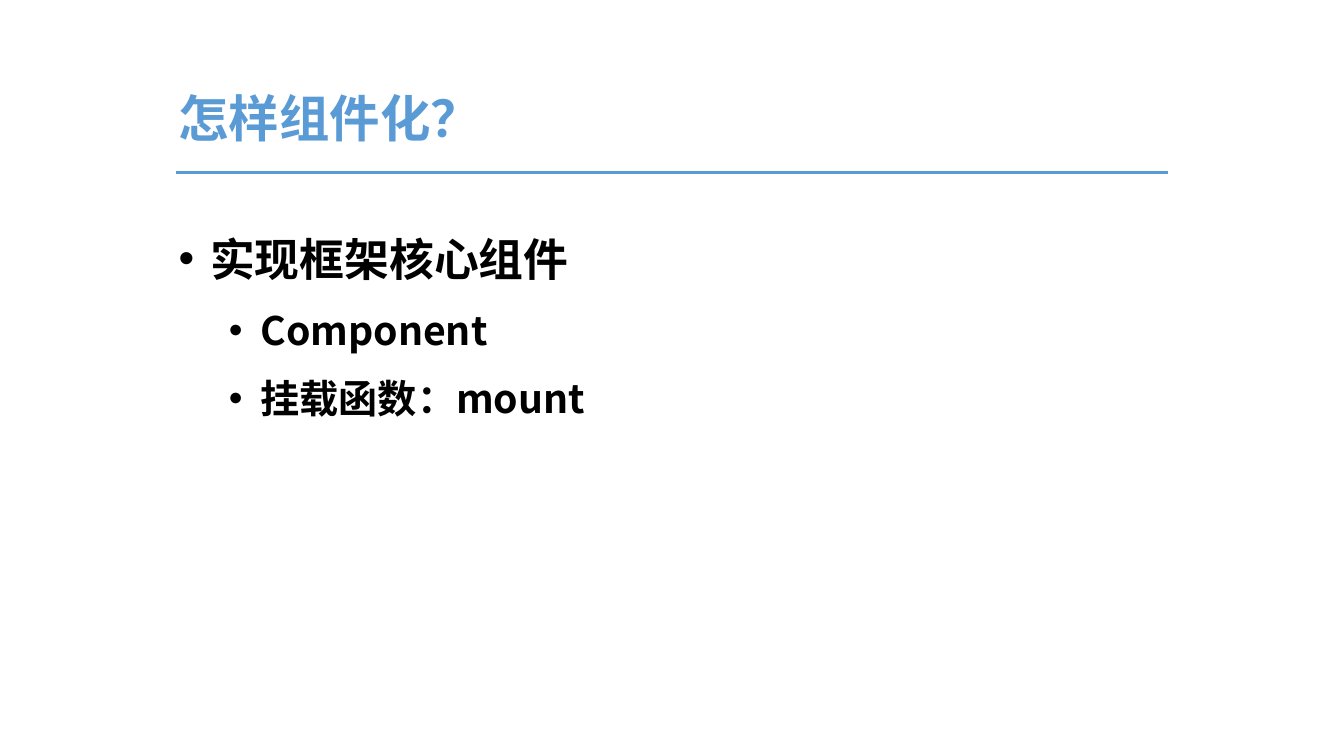
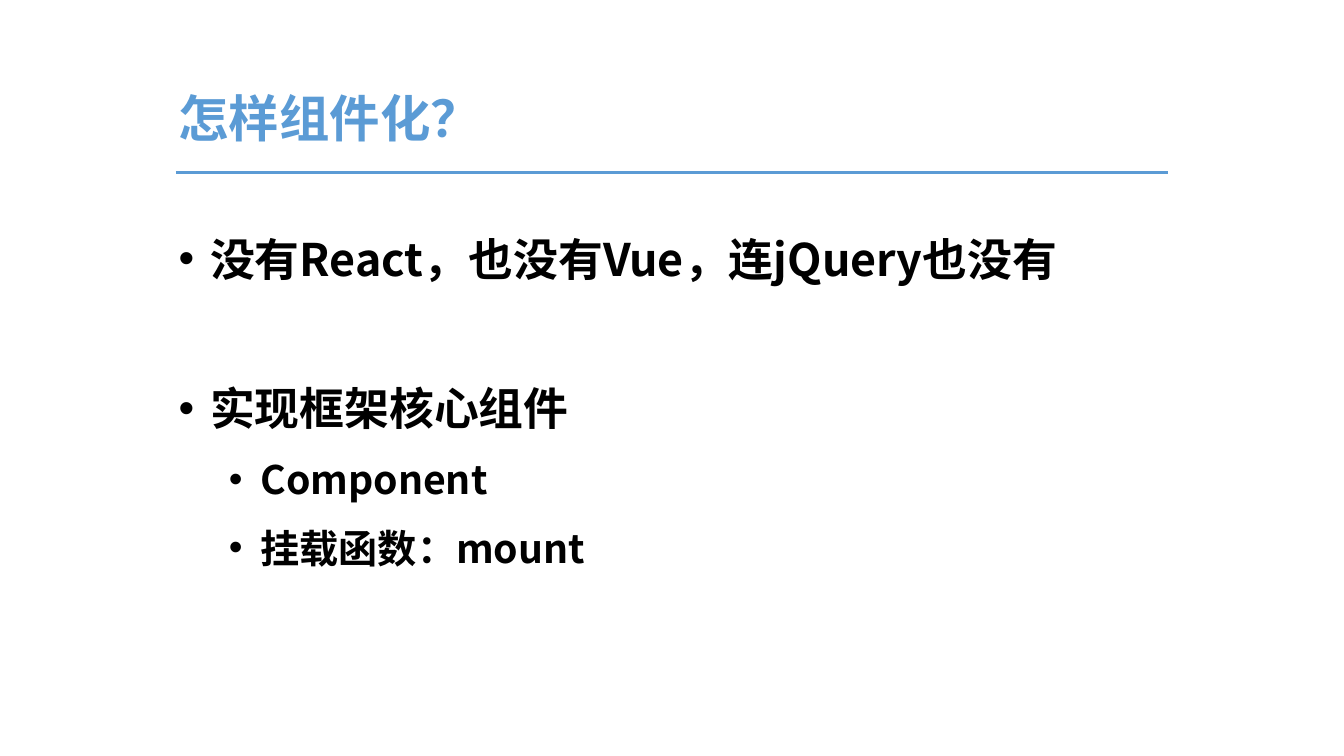
Before and after one commit to GStarP/CinemaManagementSystem, a slide deck: slide 12 of conference/大作业展示.pptx. Drawn at 1344x756 pixels with LibreOffice and Linux fonts; fonts in the diff are those of the drawing. Boxes give left, top, right and bottom in pixels: in the first picture for what was removed or moved away, otherwise in the second. Text is boxed around its words. In the diff, an @@ line names an element or a change of style, - is before the commit and + after.

```diff
--- a/conference/大作业展示.pptx
+++ b/conference/大作业展示.pptx
@@ text at (210, 238, 1057, 287): paragraph added @@
+• 没有React，也没有Vue，连jQuery也没有
```
Also in this commit, not shown: 2 other slides changed, 1 slide added, 2 other files.
